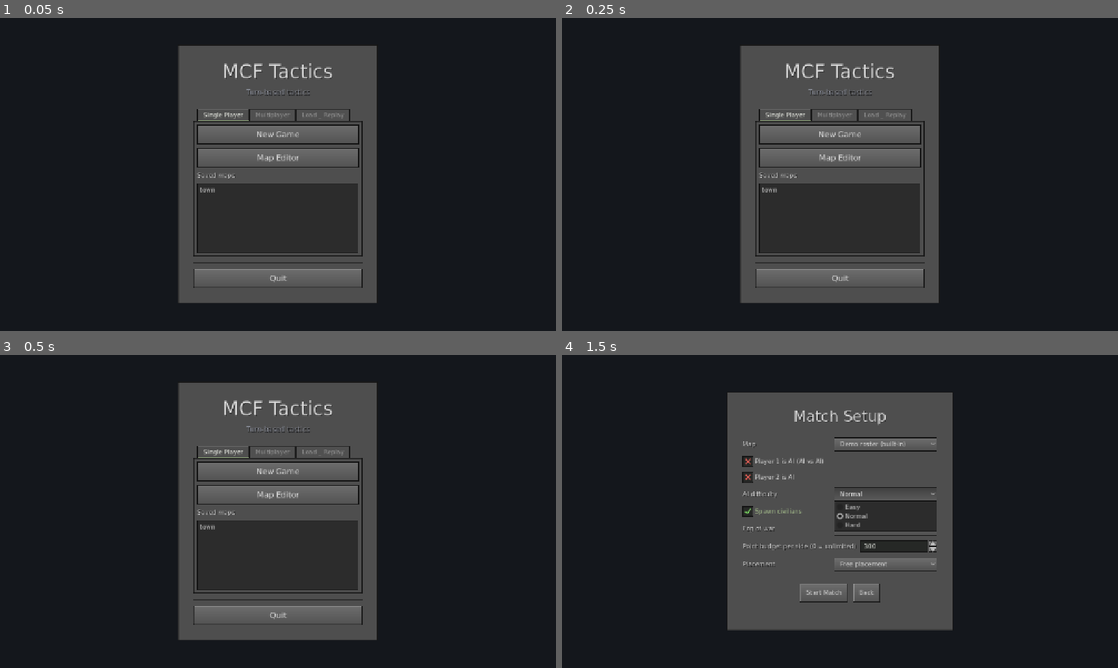
Above: before the commit, frames 1-4 (two rows, left to right).
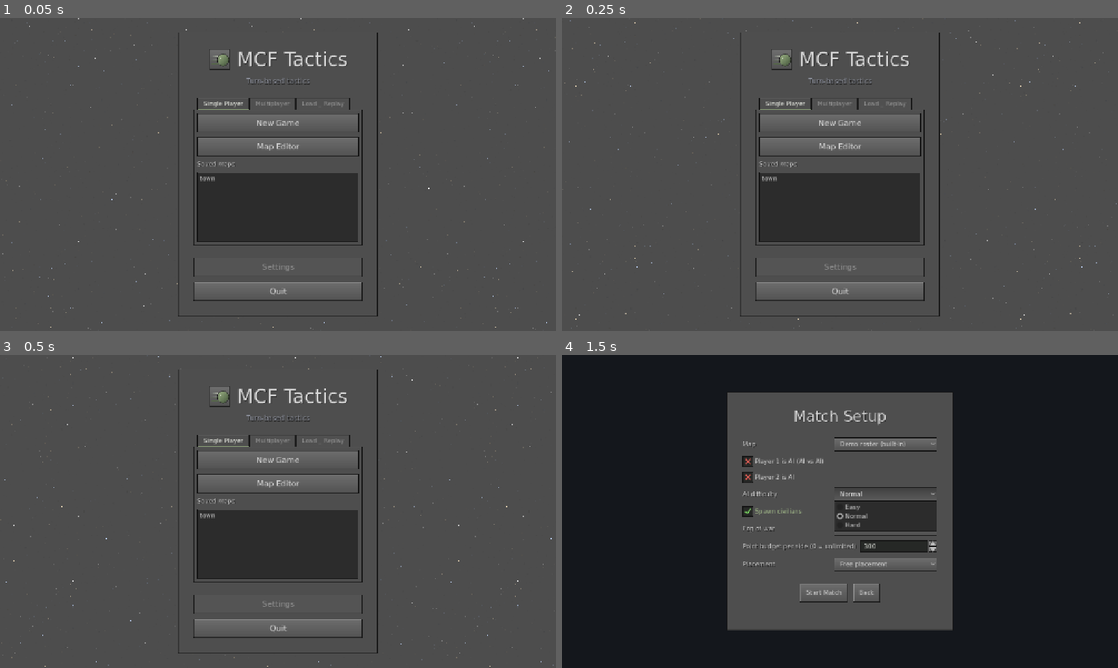
Above: after the commit, the same moments.

Repository: Broiler2113/mcf-isotope
Game: Godot game, scene res://scenes/MainMenu.tscn
The game is run twice, just before and just after one commit, with the same random seed, the same clock (stepped at 60 frames per second) and the same inputs.
Inputs:
- Up to frame 1 (0.05 s): no input
- Up to frame 2 (0.25 s): no input
- Up to frame 3 (0.5 s): no input
- Up to frame 4 (1.5 s): click "New Game" at 0.5 s; click "Normal" at 1.25 s

The runs differ from the first frame. In frame 1, 76% of the frame differs, in the area x 0-100%, y 0-100%; in frame 2, 76%; in frame 3, 76%; in frame 4, nothing differs.

Commit message:
M13: parallax main menu (item 35)
Starfield replaces the flat ColorRect behind the menu: a gradient sky plus three
star layers drifting at 5 / 13 / 28 px per second. The speed difference is the
whole parallax — depth comes from that, not from perspective. Each layer is a
single 512-px tile tiled across the screen with only its position animated, so a
frame costs three sprites regardless of star count; drawing ~900 stars per frame
would cost an order of magnitude more for the same picture. The layout comes
from a fixed seed so the menu looks identical every launch, and the tile is
deliberately large: at 256 px the pattern repeated three times across the screen
and read as wallpaper. DiceService is untouched — this is cosmetics.

The bundled logo.png, until now shipped and never shown, appears beside the title.

Items 24 (settings menu) and 60 (auto-update) are NOT implemented, per the
decisions taken when the milestones were planned: the original settings screen
was never supplied, and a guessed port would look like settings without setting
anything. The slot is held by a visibly disabled button rather than dropped.

Verification: harness unchanged and green (this touches no simulation). A
temporary scene-boot run (deleted) confirmed the menu builds with the starfield
behind it, that all three layers have textures and travel different distances
over the same 60 frames (2.0 / 5.3 / 11.4 px), and that the background does not
take mouse input from the menu. The composed background was also rendered to a
PNG and looked at directly, which is what moved the tile from 256 to 512.

Co-Authored-By: Claude Opus 5 <noreply@anthropic.com>
Claude-Session: https://claude.ai/code/session_017CtJULHPV8tTvM4cGCpKAE

Diff:
--- a/scenes/MainMenu.gd
+++ b/scenes/MainMenu.gd
@@ -38,10 +38,9 @@
 	# И недоигранный файл тоже: в меню приходят, чтобы начать заново (M12).
 	SaveHandoff.discard()
 
-	var bg := ColorRect.new()
-	bg.color = Color(0.08, 0.09, 0.11)
-	bg.set_anchors_preset(Control.PRESET_FULL_RECT)
-	add_child(bg)
+	# Параллакс-звёзды вместо плоской заливки (M13, item 35). Фон живёт своей жизнью
+	# и ввод не перехватывает — меню поверх него работает как работало.
+	add_child(Starfield.new())
 
 	var center := CenterContainer.new()
 	center.set_anchors_preset(Control.PRESET_FULL_RECT)
@@ -60,11 +59,25 @@
 	vbox.add_theme_constant_override("separation", 12)
 	margin.add_child(vbox)
 
+	# Заголовок с эмблемой (item 35): logo.png лежит в комплекте, но до сих пор нигде
+	# не показывался. Если файла нет — остаётся только надпись, как и было.
+	var title_row := HBoxContainer.new()
+	title_row.alignment = BoxContainer.ALIGNMENT_CENTER
+	title_row.add_theme_constant_override("separation", 12)
+	vbox.add_child(title_row)
+	var logo := _logo_texture()
+	if logo != null:
+		var badge := TextureRect.new()
+		badge.texture = logo
+		badge.custom_minimum_size = Vector2(56, 56)
+		badge.expand_mode = TextureRect.EXPAND_IGNORE_SIZE
+		badge.stretch_mode = TextureRect.STRETCH_KEEP_ASPECT_CENTERED
+		title_row.add_child(badge)
 	var title := Label.new()
 	title.text = "MCF Tactics"
 	title.horizontal_alignment = HORIZONTAL_ALIGNMENT_CENTER
 	title.add_theme_font_size_override("font_size", 44)
-	vbox.add_child(title)
+	title_row.add_child(title)
 
 	var subtitle := Label.new()
 	subtitle.text = "Turn-based tactics"
@@ -85,6 +98,13 @@
 	tabs.add_child(_build_files_tab())
 
 	vbox.add_child(HSeparator.new())
+	# Экран настроек (item 24) ждёт исходников: порт наугад дал бы меню, которое
+	# выглядит настройками, но ничего не настраивает. Кнопка стоит на своём месте
+	# погашенной — так видно, что место занято, а не забыто.
+	var settings := _menu_button("Settings", func() -> void: pass)
+	settings.disabled = true
+	settings.tooltip_text = "Not built yet — waiting on the original settings screen."
+	vbox.add_child(settings)
 	vbox.add_child(_menu_button("Quit", _quit))
 
 # --- Вкладка одиночной игры ---
@@ -350,6 +370,15 @@
 	btn.pressed.connect(handler)
 	return btn
 
+## Эмблема из комплекта. Грузится как обычный файл, а не как ресурс, — той же
+## дорогой, что и остальные заменяемые картинки интерфейса (#55): подменил png —
+## видно со следующего запуска.
+func _logo_texture() -> Texture2D:
+	const PATH := "res://interface_textures/logo.png"
+	if not ResourceLoader.exists(PATH):
+		return null
+	return load(PATH) as Texture2D
+
 func _refresh_saves() -> void:
 	_saves_list.clear()
 	_map_names = MapData.list_maps()
--- /dev/null
+++ b/src/ui/Starfield.gd
@@ -0,0 +1,119 @@
+class_name Starfield
+extends Control
+
+## Параллакс-фон главного меню (M13, item 35). Раньше за меню стоял один плоский
+## ColorRect — теперь три слоя звёзд, плывущих с разной скоростью: дальние еле-еле,
+## ближние заметно. Разная скорость и есть весь параллакс — глубина берётся из неё,
+## а не из перспективы.
+##
+## Каждый слой — ОДНА плитка-текстура, растиражированная на весь экран, и двигается
+## не содержимое, а положение прямоугольника. Поэтому кадр стоит трёх спрайтов
+## независимо от числа звёзд: рисовать по звезде за кадр (их тут под две сотни) было
+## бы на порядок дороже ровно ради того же результата.
+##
+## Звёзды раскладывает генератор с ФИКСИРОВАННЫМ зерном: меню обязано выглядеть
+## одинаково при каждом запуске, иначе игрок каждый раз видит «другую» игру. Кубики
+## партии (DiceService) здесь не при чём и не трогаются — это чистая косметика.
+
+## Слои от дальнего к ближнему: сколько звёзд на плитку, скорость (пикселей в
+## секунду), сторона звезды в пикселях и яркость.
+const LAYERS := [
+	{"stars": 560, "speed": 5.0, "size": 1, "alpha": 0.40},
+	{"stars": 280, "speed": 13.0, "size": 1, "alpha": 0.68},
+	{"stars": 96, "speed": 28.0, "size": 2, "alpha": 1.0},
+]
+## Сторона плитки. Степень двойки — чтобы тиражирование ложилось без щелей. Плитка
+## намеренно крупная: на 256 пикселях один и тот же узор укладывался на экран трижды
+## по ширине, и повтор читался как обои. Три слоя с разными скоростями довершают дело —
+## совпадение узоров разъезжается, и рисунок не повторяется вовсе.
+const TILE := 512
+const SEED := 20260907
+## Куда «летит» камера. Наклонный дрейф читается как движение; строго горизонтальный
+## выглядит как едущая лента.
+const DRIFT := Vector2(-1.0, 0.34)
+
+## Оттенки звёзд: холодный белый, голубоватый, тёплый. Разноцветное небо живее
+## одноцветного, но разброс намеренно маленький — это фон, а не витраж.
+const TINTS := [
+	Color(1.0, 1.0, 1.0), Color(0.78, 0.86, 1.0), Color(1.0, 0.92, 0.78),
+]
+
+var _layers: Array = []
+var _viewport_size: Vector2 = Vector2.ZERO
+
+func _ready() -> void:
+	set_anchors_preset(Control.PRESET_FULL_RECT)
+	mouse_filter = Control.MOUSE_FILTER_IGNORE
+	var base := TextureRect.new()
+	base.texture = _sky_gradient()
+	base.expand_mode = TextureRect.EXPAND_IGNORE_SIZE
+	base.stretch_mode = TextureRect.STRETCH_SCALE
+	base.set_anchors_preset(Control.PRESET_FULL_RECT)
+	base.mouse_filter = Control.MOUSE_FILTER_IGNORE
+	add_child(base)
+
+	var rng := RandomNumberGenerator.new()
+	rng.seed = SEED
+	for cfg: Dictionary in LAYERS:
+		var rect := TextureRect.new()
+		rect.texture = _star_tile(rng, int(cfg["stars"]), int(cfg["size"]),
+				float(cfg["alpha"]))
+		rect.stretch_mode = TextureRect.STRETCH_TILE
+		# Тиражирование в GL-compatibility включается явно, иначе плитка растянется.
+		rect.texture_repeat = CanvasItem.TEXTURE_REPEAT_ENABLED
+		rect.mouse_filter = Control.MOUSE_FILTER_IGNORE
+		add_child(rect)
+		_layers.append({"rect": rect, "speed": float(cfg["speed"]),
+				"offset": Vector2.ZERO})
+	_fit()
+	set_process(true)
+
+func _process(delta: float) -> void:
+	if get_viewport_rect().size != _viewport_size:
+		_fit()
+	var dir := DRIFT.normalized()
+	for layer: Dictionary in _layers:
+		var offset: Vector2 = layer["offset"] + dir * float(layer["speed"]) * delta
+		# Смещение живёт внутри одной плитки: сдвиг на целую плитку неотличим от нуля,
+		# а без сворачивания координата за долгую сессию доросла бы до потери точности.
+		layer["offset"] = Vector2(fposmod(offset.x, float(TILE)),
+				fposmod(offset.y, float(TILE)))
+		var rect: TextureRect = layer["rect"]
+		rect.position = Vector2(layer["offset"]) - Vector2(TILE, TILE)
+
+## Подогнать слои под окно. Каждый на плитку больше экрана с каждой стороны — запас
+## под сдвиг, иначе у края появлялась бы пустая полоса.
+func _fit() -> void:
+	_viewport_size = get_viewport_rect().size
+	for layer: Dictionary in _layers:
+		(layer["rect"] as TextureRect).size = _viewport_size + Vector2(TILE, TILE) * 2.0
+
+## Плитка со звёздами. Координаты сворачиваются по модулю плитки, поэтому звезда у
+## края продолжается на соседней — шва не видно.
+func _star_tile(rng: RandomNumberGenerator, count: int, size: int,
+		alpha: float) -> ImageTexture:
+	var img := Image.create(TILE, TILE, false, Image.FORMAT_RGBA8)
+	img.fill(Color(0, 0, 0, 0))
+	for _i in count:
+		var x := rng.randi_range(0, TILE - 1)
+		var y := rng.randi_range(0, TILE - 1)
+		var tint: Color = TINTS[rng.randi_range(0, TINTS.size() - 1)]
+		# Яркость каждой звезды своя: ровное поле одинаковых точек читается как шум.
+		var col := Color(tint.r, tint.g, tint.b, alpha * rng.randf_range(0.35, 1.0))
+		for dy in size:
+			for dx in size:
+				img.set_pixel((x + dx) % TILE, (y + dy) % TILE, col)
+	return ImageTexture.create_from_image(img)
+
+## Небо за звёздами: сверху чуть синее, снизу почти чёрное.
+func _sky_gradient() -> GradientTexture2D:
+	var gradient := Gradient.new()
+	gradient.set_color(0, Color(0.055, 0.065, 0.105))
+	gradient.set_color(1, Color(0.015, 0.018, 0.032))
+	var tex := GradientTexture2D.new()
+	tex.gradient = gradient
+	tex.fill_from = Vector2(0.0, 0.0)
+	tex.fill_to = Vector2(0.0, 1.0)
+	tex.width = 8
+	tex.height = 128
+	return tex
Not shown, added: src/ui/Starfield.gd.uid
Not shown, changed: GAME_SPEC.md
